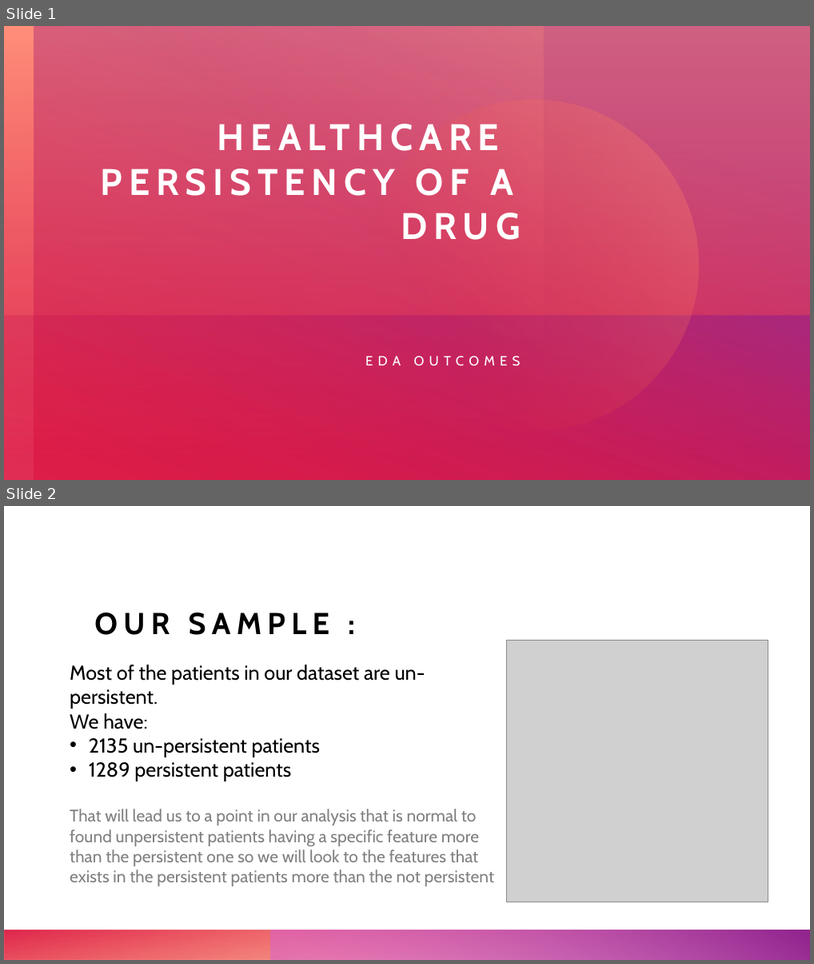
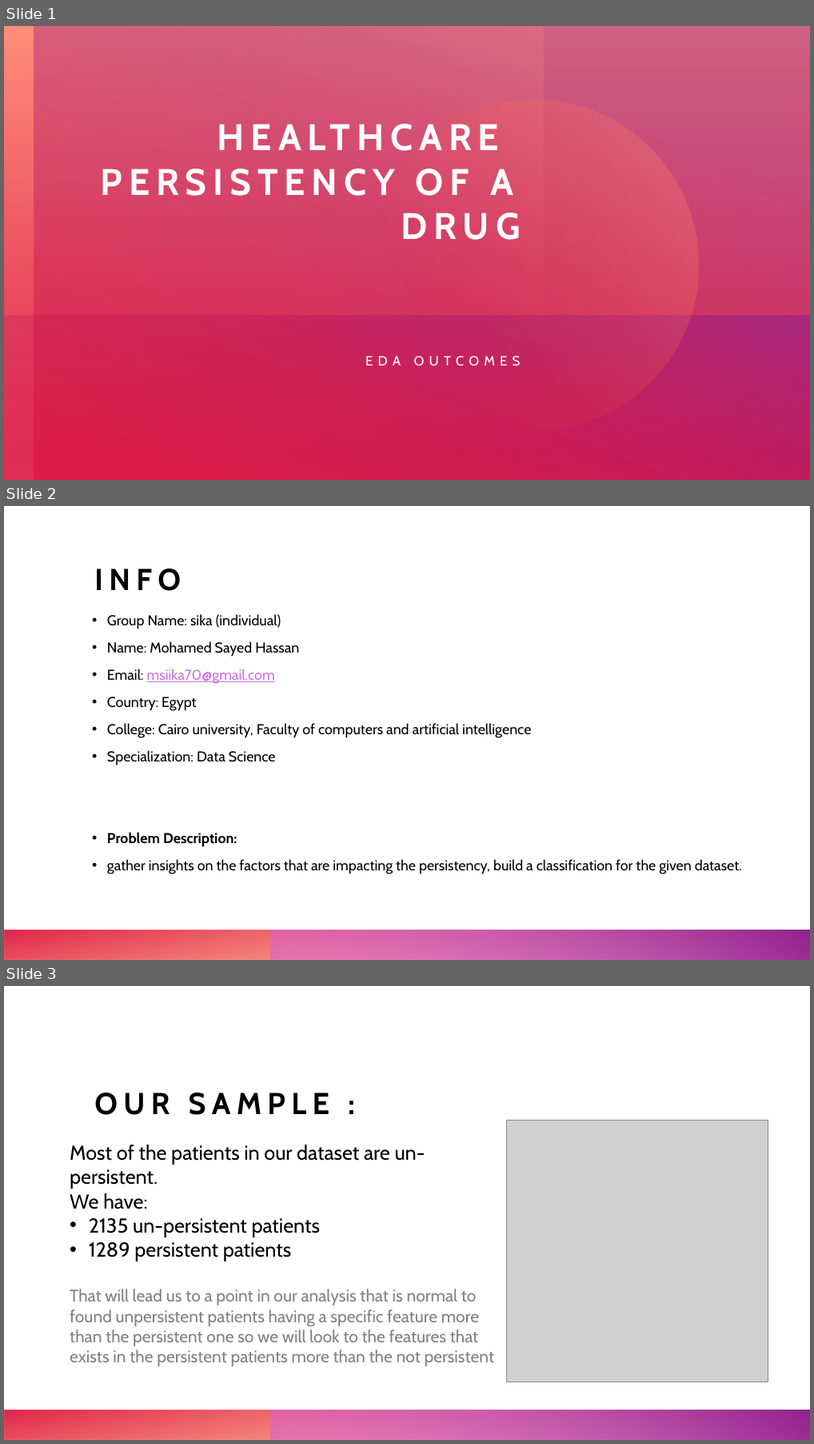
Before and after one commit to mohamedsiika/Persistency-of-the-drug, a slide deck: EDA/eda.pptx. Shown one above the other, each under a label of ours: slides 1 and 2 before the commit, slides 1, 2 and 3 after it. The pictures are 814x964 and 814x1444 pixels, drawn with LibreOffice and Linux fonts; fonts in the diff are those of the drawing; grey boxes stand for pictures. Boxes give left, top, right and bottom in pixels: in the first picture for what was removed or moved away, otherwise in the second. Text is boxed around its words. In the diff, an @@ line names an element or a change of style, - is before the commit and + after.

```diff
--- a/EDA/eda.pptx
+++ b/EDA/eda.pptx
@@ slide 2 added at (4, 506, 810, 960), background #FFFFFF; not listed: 2 template elements that a slide beside it also shows @@
@@ title added at (94, 568, 181, 591), 36 pt, text #000000, bold @@
+INFO
@@ text added at (107, 614, 742, 874), 17 pt, text #000000 @@
+• Group Name: sika (individual)
+• Name: Mohamed Sayed Hassan
+• Email: msiika70@gmail.com
+• Country: Egypt
+• College: Cairo university, Faculty of computers and artificial intelligence
+• Specialization: Data Science
+• Problem Description:
+• gather insights on the factors that are impacting the persistency, build a classification for the given dataset.
@@ what was slide 2 is now slide 3 @@
```
